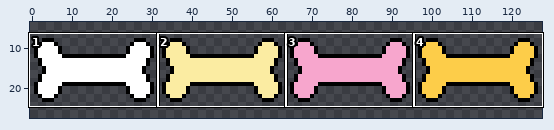
One commit to this sprite sheet: bones.png. The first picture is a wide view before the edit; the outline marks the close-up.
Close-up. First the earlier version:
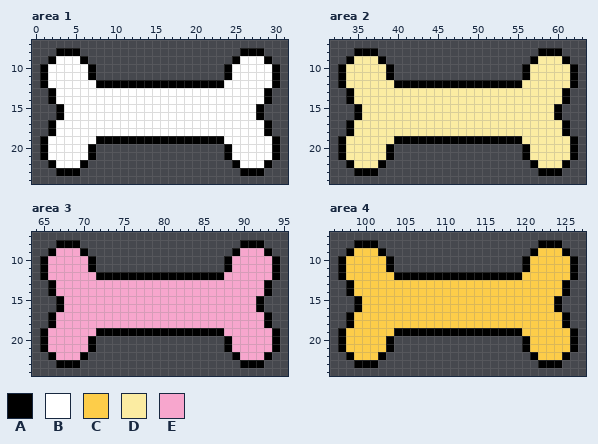
The file is 128x32 pixels. Shown: area 1: x 0..31, y 7..24; area 2: x 32..63, y 7..24; area 3: x 64..95, y 7..24; area 4: x 96..127, y 7..24. The wide view leaves out empty margins.
Palette (. is transparent): A #000000  B #ffffff  C #fdcd49  D #fbeca2  E #f7a6cd
Pixels before, area 1, first column x 1:
 8 ..AAA....................AAA..
 9 .ABBBA..................ABBBA.
10 ABBBBBA................ABBBBBA
11 ABBBBBA................ABBBBBA
12 ABBBBBBAAAAAAAAAAAAAAAABBBBBBA
13 .ABBBBBBBBBBBBBBBBBBBBBBBBBBA.
14 .ABBBBBBBBBBBBBBBBBBBBBBBBBBA.
15 ..ABBBBBBBBBBBBBBBBBBBBBBBBA..
16 ..ABBBBBBBBBBBBBBBBBBBBBBBBA..
17 .ABBBBBBBBBBBBBBBBBBBBBBBBBBA.
18 .ABBBBBBBBBBBBBBBBBBBBBBBBBBA.
19 ABBBBBBAAAAAAAAAAAAAAAABBBBBBA
20 ABBBBBA................ABBBBBA
21 ABBBBBA................ABBBBBA
22 .ABBBA..................ABBBA.
23 ..AAA....................AAA..
Pixels before, area 2, first column x 33:
 8 ..AAA....................AAA..
 9 .ADDDA..................ADDDA.
10 ADDDDDA................ADDDDDA
11 ADDDDDA................ADDDDDA
12 ADDDDDDAAAAAAAAAAAAAAAADDDDDDA
13 .ADDDDDDDDDDDDDDDDDDDDDDDDDDA.
14 .ADDDDDDDDDDDDDDDDDDDDDDDDDDA.
15 ..ADDDDDDDDDDDDDDDDDDDDDDDDA..
16 ..ADDDDDDDDDDDDDDDDDDDDDDDDA..
17 .ADDDDDDDDDDDDDDDDDDDDDDDDDDA.
18 .ADDDDDDDDDDDDDDDDDDDDDDDDDDA.
19 ADDDDDDAAAAAAAAAAAAAAAADDDDDDA
20 ADDDDDA................ADDDDDA
21 ADDDDDA................ADDDDDA
22 .ADDDA..................ADDDA.
23 ..AAA....................AAA..
Pixels before, area 3, first column x 65:
 8 ..AAA....................AAA..
 9 .AEEEA..................AEEEA.
10 AEEEEEA................AEEEEEA
11 AEEEEEA................AEEEEEA
12 AEEEEEEAAAAAAAAAAAAAAAAEEEEEEA
13 .AEEEEEEEEEEEEEEEEEEEEEEEEEEA.
14 .AEEEEEEEEEEEEEEEEEEEEEEEEEEA.
15 ..AEEEEEEEEEEEEEEEEEEEEEEEEA..
16 ..AEEEEEEEEEEEEEEEEEEEEEEEEA..
17 .AEEEEEEEEEEEEEEEEEEEEEEEEEEA.
18 .AEEEEEEEEEEEEEEEEEEEEEEEEEEA.
19 AEEEEEEAAAAAAAAAAAAAAAAEEEEEEA
20 AEEEEEA................AEEEEEA
21 AEEEEEA................AEEEEEA
22 .AEEEA..................AEEEA.
23 ..AAA....................AAA..
Pixels before, area 4, first column x 97:
 8 ..AAA....................AAA..
 9 .ACCCA..................ACCCA.
10 ACCCCCA................ACCCCCA
11 ACCCCCA................ACCCCCA
12 ACCCCCCAAAAAAAAAAAAAAAACCCCCCA
13 .ACCCCCCCCCCCCCCCCCCCCCCCCCCA.
14 .ACCCCCCCCCCCCCCCCCCCCCCCCCCA.
15 ..ACCCCCCCCCCCCCCCCCCCCCCCCA..
16 ..ACCCCCCCCCCCCCCCCCCCCCCCCA..
17 .ACCCCCCCCCCCCCCCCCCCCCCCCCCA.
18 .ACCCCCCCCCCCCCCCCCCCCCCCCCCA.
19 ACCCCCCAAAAAAAAAAAAAAAACCCCCCA
20 ACCCCCA................ACCCCCA
21 ACCCCCA................ACCCCCA
22 .ACCCA..................ACCCA.
23 ..AAA....................AAA..
Once edited:
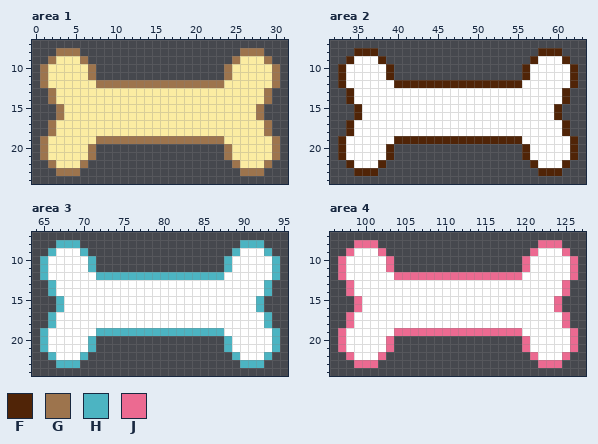
Colours new in this view: F #502407  G #9d744d  H #4cb4c2  J #ec6a91
From old to new:
Changed rows in their new state; - is an unchanged pixel.
Area 1:
first column x 1:
 8 --GGG--------------------GGG--
 9 -GDDDG------------------GDDDG-
10 GDDDDDG----------------GDDDDDG
11 GDDDDDG----------------GDDDDDG
12 GDDDDDDGGGGGGGGGGGGGGGGDDDDDDG
13 -GDDDDDDDDDDDDDDDDDDDDDDDDDDG-
14 -GDDDDDDDDDDDDDDDDDDDDDDDDDDG-
15 --GDDDDDDDDDDDDDDDDDDDDDDDDG--
16 --GDDDDDDDDDDDDDDDDDDDDDDDDG--
17 -GDDDDDDDDDDDDDDDDDDDDDDDDDDG-
18 -GDDDDDDDDDDDDDDDDDDDDDDDDDDG-
19 GDDDDDDGGGGGGGGGGGGGGGGDDDDDDG
20 GDDDDDG----------------GDDDDDG
21 GDDDDDG----------------GDDDDDG
22 -GDDDG------------------GDDDG-
23 --GGG--------------------GGG--
Area 2:
first column x 33:
 8 --FFF--------------------FFF--
 9 -FBBBF------------------FBBBF-
10 FBBBBBF----------------FBBBBBF
11 FBBBBBF----------------FBBBBBF
12 FBBBBBBFFFFFFFFFFFFFFFFBBBBBBF
13 -FBBBBBBBBBBBBBBBBBBBBBBBBBBF-
14 -FBBBBBBBBBBBBBBBBBBBBBBBBBBF-
15 --FBBBBBBBBBBBBBBBBBBBBBBBBF--
16 --FBBBBBBBBBBBBBBBBBBBBBBBBF--
17 -FBBBBBBBBBBBBBBBBBBBBBBBBBBF-
18 -FBBBBBBBBBBBBBBBBBBBBBBBBBBF-
19 FBBBBBBFFFFFFFFFFFFFFFFBBBBBBF
20 FBBBBBF----------------FBBBBBF
21 FBBBBBF----------------FBBBBBF
22 -FBBBF------------------FBBBF-
23 --FFF--------------------FFF--
Area 3:
first column x 65:
 8 --HHH--------------------HHH--
 9 -HBBBH------------------HBBBH-
10 HBBBBBH----------------HBBBBBH
11 HBBBBBH----------------HBBBBBH
12 HBBBBBBHHHHHHHHHHHHHHHHBBBBBBH
13 -HBBBBBBBBBBBBBBBBBBBBBBBBBBH-
14 -HBBBBBBBBBBBBBBBBBBBBBBBBBBH-
15 --HBBBBBBBBBBBBBBBBBBBBBBBBH--
16 --HBBBBBBBBBBBBBBBBBBBBBBBBH--
17 -HBBBBBBBBBBBBBBBBBBBBBBBBBBH-
18 -HBBBBBBBBBBBBBBBBBBBBBBBBBBH-
19 HBBBBBBHHHHHHHHHHHHHHHHBBBBBBH
20 HBBBBBH----------------HBBBBBH
21 HBBBBBH----------------HBBBBBH
22 -HBBBH------------------HBBBH-
23 --HHH--------------------HHH--
Area 4:
first column x 97:
 8 --JJJ--------------------JJJ--
 9 -JBBBJ------------------JBBBJ-
10 JBBBBBJ----------------JBBBBBJ
11 JBBBBBJ----------------JBBBBBJ
12 JBBBBBBJJJJJJJJJJJJJJJJBBBBBBJ
13 -JBBBBBBBBBBBBBBBBBBBBBBBBBBJ-
14 -JBBBBBBBBBBBBBBBBBBBBBBBBBBJ-
15 --JBBBBBBBBBBBBBBBBBBBBBBBBJ--
16 --JBBBBBBBBBBBBBBBBBBBBBBBBJ--
17 -JBBBBBBBBBBBBBBBBBBBBBBBBBBJ-
18 -JBBBBBBBBBBBBBBBBBBBBBBBBBBJ-
19 JBBBBBBJJJJJJJJJJJJJJJJBBBBBBJ
20 JBBBBBJ----------------JBBBBBJ
21 JBBBBBJ----------------JBBBBBJ
22 -JBBBJ------------------JBBBJ-
23 --JJJ--------------------JJJ--
Pixel boxes of the changes (left, top, right, bottom) in both close-ups:
changed: (40, 48, 280, 176)
changed: (338, 48, 578, 176)
changed: (40, 240, 280, 368)
changed: (338, 240, 578, 368)
